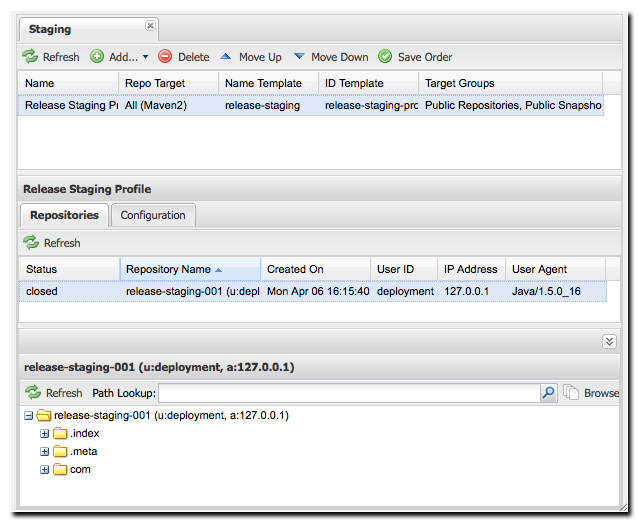
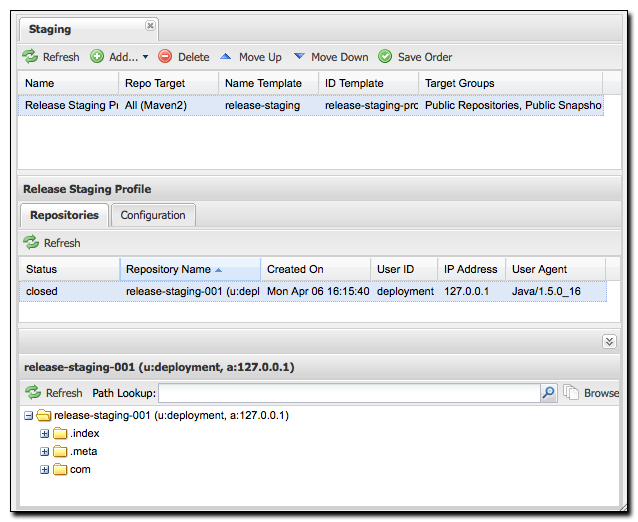
Revision of a layered 638 x 522 image; what changed, layer by layer:
renamed "Layer 2" to "Layer 0", moved it above "Layer 2", painted on it over <box>10,10,628,512</box>
renamed "Layer 0" to "Layer 2", painted on it over <box>10,10,628,512</box>
